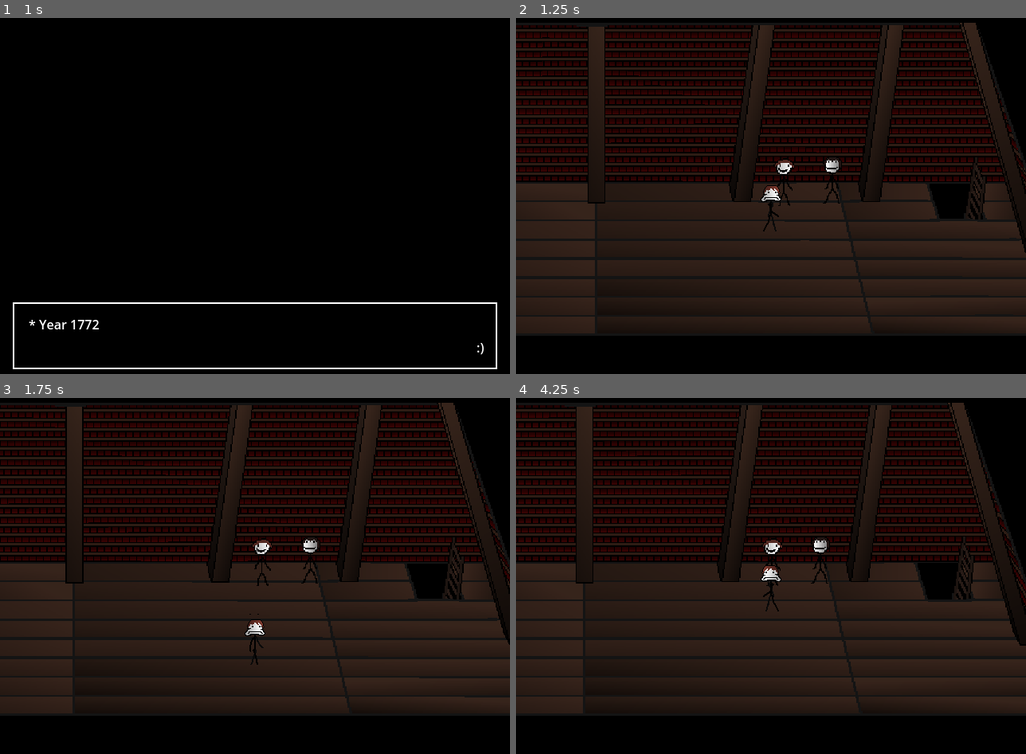
Above: before the commit, frames 1-4 (two rows, left to right).
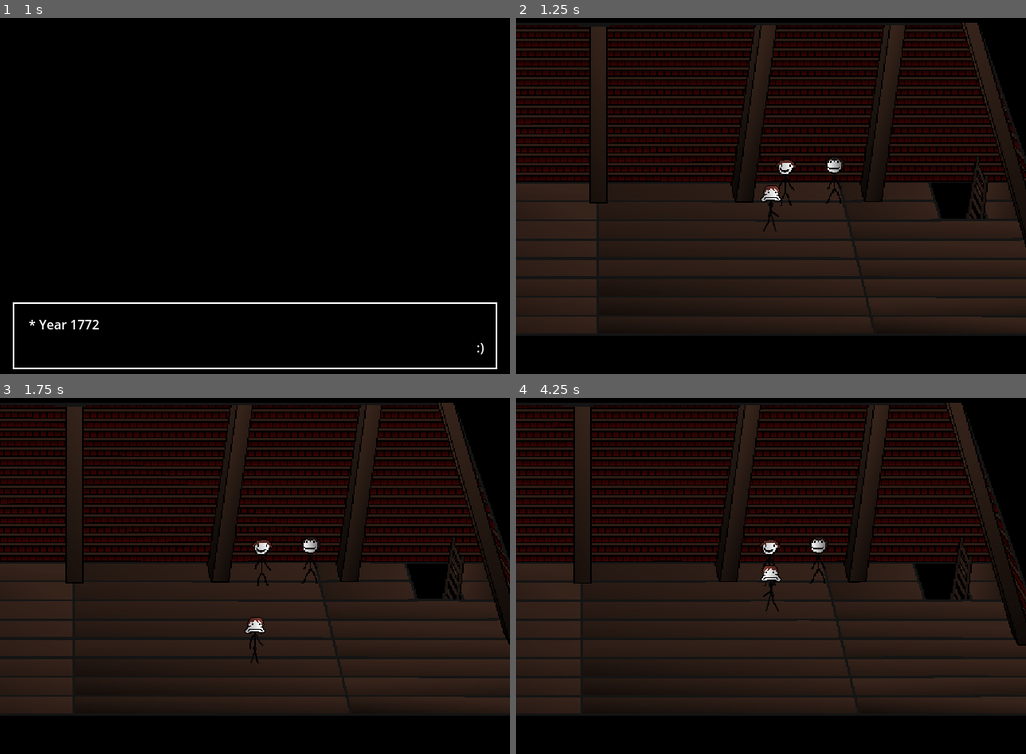
Above: after the commit, the same moments.

Repository: Jupyyter/I-am-hungry-and-my-name-is-Hadarag-Gabriel
Game: Godot game, scene res://scenes/intro.tscn
Two runs of this game, one before a commit and one after it. Both use one fixed random seed, a clock stepped at 60 frames per second and the inputs below.
Inputs:
- Up to frame 1 (1 s): tap Enter (ui_accept) at 0.5, 0.6, 0.77 s; hold Right (ui_right) from 0.53 s (still down)
- Up to frame 2 (1.25 s): keep holding Right (ui_right); tap Enter (ui_accept) at 1.07 s
- Up to frame 3 (1.75 s): release Right (ui_right) at 1.28 s; hold Down (ui_down) from 1.28 s (still down); tap Enter (ui_accept) at 1.35, 1.52 s
- Up to frame 4 (4.25 s): tap Enter (ui_accept) at 1.82, 2.1, 2.85, 3.02, 3.32, 3.6, 3.77, 4.07 s; release Down (ui_down) at 2.03 s; hold Right (ui_right) 2.03-2.78 s; hold Up (ui_up) 2.78-3.53 s; hold Left (ui_left) from 3.53 s (still down)

Frame 1 is identical in both runs. In frame 2, 11% of the frame differs, in the area x 0-100%, y 1-89%; in frame 3, 0.2%; in frame 4, 12%.

Commit message:
as

Diff:
--- a/scenes/text_box.tscn
+++ b/scenes/text_box.tscn
@@ -46,6 +46,7 @@
 layout_mode = 2
 
 [node name="HBoxContainer" type="HBoxContainer" parent="TextboxContainer/MarginContainer"]
+texture_filter = 1
 layout_mode = 2
 
 [node name="TextureRect" type="TextureRect" parent="TextboxContainer/MarginContainer/HBoxContainer"]
@@ -62,6 +63,7 @@
 layout_mode = 2
 size_flags_horizontal = 3
 size_flags_vertical = 0
+theme_override_colors/font_color = Color(1, 1, 1, 1)
 text = "MARIOANA EROINA COCAINA CRACKKKkkkkkkkkkk"
 autowrap_mode = 1
 max_lines_visible = 5
--- a/scripts/lvl1.gd
+++ b/scripts/lvl1.gd
@@ -21,7 +21,8 @@
 		if(Input.is_action_just_pressed("ui_accept") and textBox.current_state==text_box.State.ready):
 			match salamiConv:
 				0:
-					text_box.queue_text("hi, i'm your brother, im Salami")
+					text_box.queue_text("hi, i'm your brother, Salami
+					:):):):)")
 					salamiConv=salamiConv+1
 				1:
 					text_box.queue_text("...")
@@ -30,7 +31,7 @@
 		if(Input.is_action_just_pressed("ui_accept") and textBox.current_state==text_box.State.ready):
 			match miguelConv:
 				0:
-					text_box.queue_text("hi, i'm your brother, im Miguel")
+					text_box.queue_text("hi, i'm your brother, Miguel")
 					miguelConv=miguelConv+1
 				1:
 					text_box.queue_text("...")
--- a/scripts/player.gd
+++ b/scripts/player.gd
@@ -15,10 +15,12 @@
 
 func _process(delta):
 	get_input()
-	move_and_slide()
 	if(nearLadder):
 		if(Input.is_action_just_pressed("ui_accept")):
 			get_tree().change_scene_to_file("scenes/lvl2.tscn")
+
+func _physics_process(delta):
+	move_and_slide()
 
 func get_input():
 	var input_direction :Vector2 = Input.get_vector("ui_left", "ui_right", "ui_up", "ui_down")
--- a/scripts/textBox.gd
+++ b/scripts/textBox.gd
@@ -49,14 +49,16 @@
 
 
 func queue_text(next_text: String):
-	text_queue.push_back(next_text)
+	var lines:PackedStringArray = next_text.split("\n")
+	for line in lines:
+		text_queue.push_back(line)
 
 
 #display 1 text at a time using tween
 func displayText():
 	show_textbox()
 	var next_text: String = text_queue.pop_front()
-	var parts := next_text.find("-")
+	var parts:int = next_text.find("-")
 	#below i make sure that the image of the character speaking is shown correctly or not at all
 	if parts != -1:
 		var before: String = next_text.substr(0, parts).strip_edges()
@@ -103,4 +105,4 @@
 	if texture == null:
 		textureRect.texture = null
 	else:
-		textureRect.texture = load("res://sprites/" + texture + ".png")
+		textureRect.texture = load("res://images/" + texture + ".png")
Binary file added: fonts/Aileron-Black.otf
Not shown, added: fonts/Aileron-Black.otf.import
Binary file added: fonts/Aileron-BlackItalic.otf
Not shown, added: fonts/Aileron-BlackItalic.otf.import
Binary file added: fonts/Aileron-Bold.otf
Not shown, added: fonts/Aileron-Bold.otf.import
Binary file added: fonts/Aileron-BoldItalic.otf
Not shown, added: fonts/Aileron-BoldItalic.otf.import
Binary file added: fonts/Aileron-Heavy.otf
Not shown, added: fonts/Aileron-Heavy.otf.import
Binary file added: fonts/Aileron-HeavyItalic.otf
Not shown, added: fonts/Aileron-HeavyItalic.otf.import
(and 19 more such lines)
